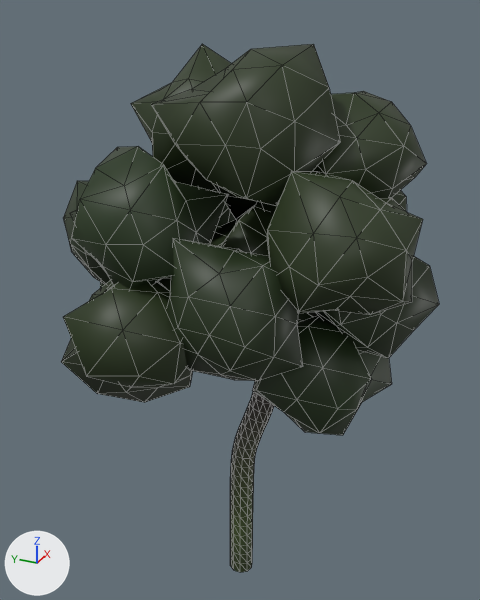
The glTF model Data/Buttertubs/Trees/SM_TreeFar_alder_2.glb: old version first, new version second.
One viewpoint serves both versions: a 50 mm camera at (-10.26, -4.58, 10.47) aimed at (0.74, 0.37, 4.97). The axes (+X, +Y, +Z) are drawn at lower left. The lights are the same throughout. The first picture is the older version. Mesh edges are drawn as thin lines. Vertices at exactly the same position are counted once.

Names of what the first picture shows: 'SM_TreeFar_alder_2'.
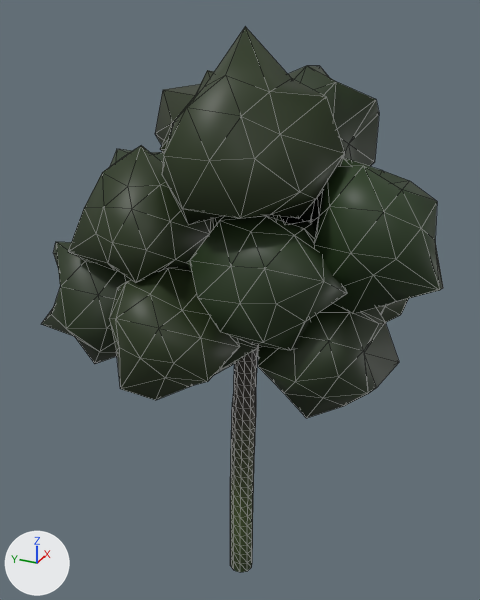
Changed parts and their boxes [x1, y1, x2, y2] in the pictures (480 x 600 px; the box of a moved part takes in the faces that stretch with it):
'SM_TreeFar_alder_2', reshaped (6% wider): before [61, 44, 439, 572]; after [41, 26, 443, 572]
part 1 of me_sm_treefar_alder_2, rebuilt: before [312, 91, 426, 198]; after [280, 66, 379, 224]
part 2 of me_sm_treefar_alder_2, rebuilt (mostly hidden): before [392, 190, 407, 212]; after [265, 215, 311, 222]
part 3 of me_sm_treefar_alder_2, rebuilt (18% wider): before [167, 239, 303, 381]; after [187, 215, 347, 350]
part 4 of me_sm_treefar_alder_2, rebuilt: before [307, 256, 439, 358]; after [311, 158, 443, 314]
part 5 of me_sm_treefar_alder_2, rebuilt (mostly hidden before): before [297, 313, 313, 323]; after [376, 298, 409, 323]
part 6 of me_sm_treefar_alder_2, rebuilt: before [70, 146, 228, 289]; after [68, 146, 213, 283]
part 7 of me_sm_treefar_alder_2, rebuilt: before [131, 44, 232, 190]; after [155, 70, 214, 153]
part 8 of me_sm_treefar_alder_2, rebuilt: before [252, 317, 392, 435]; after [258, 303, 399, 418]
part 9 of me_sm_treefar_alder_2, rebuilt (23% taller): before [152, 44, 340, 205]; after [162, 26, 345, 225]
part 10 of me_sm_treefar_alder_2, rebuilt (mostly hidden): before [212, 189, 235, 233]; after [213, 216, 224, 228]
part 11 of me_sm_treefar_alder_2, added: after [41, 242, 131, 364]
part 12 of me_sm_treefar_alder_2, added (mostly hidden): after [110, 149, 164, 166]
part 13 of me_sm_treefar_alder_2, added: after [214, 339, 259, 375]
part 14 of me_sm_treefar_alder_2, added: after [109, 267, 239, 400]
part 15 of me_sm_treefar_alder_2, moved or reshaped: before [61, 172, 423, 487]; after [230, 350, 258, 487]

Diff of the bpy script that builds the scene:
```diff
--- a/Data/Buttertubs/Trees/SM_TreeFar_alder_2.glb.py
+++ b/Data/Buttertubs/Trees/SM_TreeFar_alder_2.glb.py
@@ me_sm_treefar_alder_2 @@
-me_sm_treefar_alder_2.from_pydata(...)  # 1027 vertices, 1928 faces; spans x -2.63..3.66, y -3.42..4.03, z -1.2..9.78
+me_sm_treefar_alder_2.from_pydata(...)  # 1094 vertices, 2062 faces; spans x -2.24..3.67, y -3.52..4.04, z -1.2..10.06
+# me_sm_treefar_alder_2 part 1: the loose piece of 42 vertices spanning x -0.22..2.38, y -2.87..-0.39, z 6.72..8.99 is rebuilt with 42 vertices and now spans x 0.16..2.34, y -1.91..0.73, z 6.76..9.38
+# me_sm_treefar_alder_2 part 2: the loose piece of 42 vertices spanning x 0.96..3.16, y -2.51..-0.33, z 5.1..7.49 is rebuilt with 42 vertices and now spans x 1.15..3.67, y -2.07..0.64, z 5.28..7.98
+# me_sm_treefar_alder_2 part 3: the loose piece of 42 vertices spanning x -1.96..0.63, y -1.52..0.97, z 4.16..6.91 is rebuilt with 42 vertices and now spans x -1.72..0.67, y -2.12..0.88, z 4.78..7.23
+# me_sm_treefar_alder_2 part 4: the loose piece of 42 vertices spanning x -0.63..1.88, y -3.42..-0.97, z 4.38..6.76 is rebuilt with 42 vertices and now spans x -0.79..1.87, y -3.52..-0.96, z 5.63..8.14
+# me_sm_treefar_alder_2 part 5: the loose piece of 42 vertices spanning x 1.08..3.36, y -2.47..-0.09, z 3.64..5.49 is rebuilt with 42 vertices and now spans x 0.85..3.31, y -2.76..-0.59, z 3.96..6.23
+# me_sm_treefar_alder_2 part 6: the loose piece of 42 vertices spanning x -1.81..0.63, y 0.33..3.21, z 5.38..8.17 is rebuilt with 42 vertices and now spans x -1.76..0.5, y 0.32..2.78, z 5.72..8.18
+# me_sm_treefar_alder_2 part 7: the loose piece of 42 vertices spanning x 0.41..2.88, y 0.3..2.83, z 6.84..9.66 is rebuilt with 42 vertices and now spans x 0.68..3.38, y -0.2..2.9, z 6.45..9.25
+# me_sm_treefar_alder_2 part 8: the loose piece of 42 vertices spanning x -0.62..2.02, y -2.65..-0.16, z 2.46..5.13 is rebuilt with 42 vertices and now spans x -1.27..1.36, y -2.83..-0.1, z 3.37..5.77
+# me_sm_treefar_alder_2 part 9: the loose piece of 42 vertices spanning x -1.21..1.3, y -1.7..1.2, z 7.15..9.78 is rebuilt with 42 vertices and now spans x -1.63..1.02, y -1.86..1.14, z 6.97..10.06
+# me_sm_treefar_alder_2 part 10: the loose piece of 42 vertices spanning x 0.9..3.66, y 0.59..3.0, z 4.81..7.41 is rebuilt with 42 vertices and now spans x 1.21..3.5, y -0.1..2.35, z 4.22..6.75
+# me_sm_treefar_alder_2 part 11: a new loose piece of 42 vertices spanning x -1.87..0.67, y 1.24..4.04, z 3.76..6.34, in mat_defaultmaterial
+# me_sm_treefar_alder_2 part 12: a new loose piece of 42 vertices spanning x 0.18..2.62, y 1.24..3.9, z 5.14..7.86, in mat_defaultmaterial
+# me_sm_treefar_alder_2 part 13: a new loose piece of 42 vertices spanning x -0.48..1.81, y -0.51..1.87, z 3.51..6.09, in mat_defaultmaterial
+# me_sm_treefar_alder_2 part 14: a new loose piece of 42 vertices spanning x -2.24..-0.04, y -0.48..1.98, z 3.9..6.27, in mat_defaultmaterial
+# me_sm_treefar_alder_2 part 15: 447 vertices removed from x -2.63..3.43, y -3.14..4.03, z 1.37..8.32; 239 vertices added at x -0.18..0.43, y -0.26..0.26, z 1.37..7.76
+# other edits to the shape of me_sm_treefar_alder_2 do not show in these pictures
 me_sm_treefar_alder_2.materials.append(mat_defaultmaterial)
```
